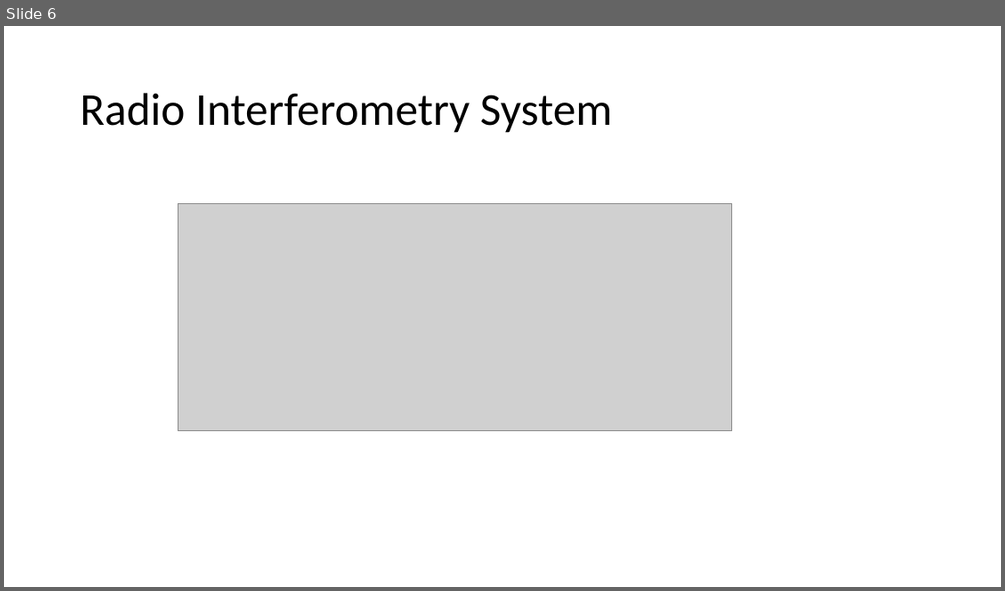
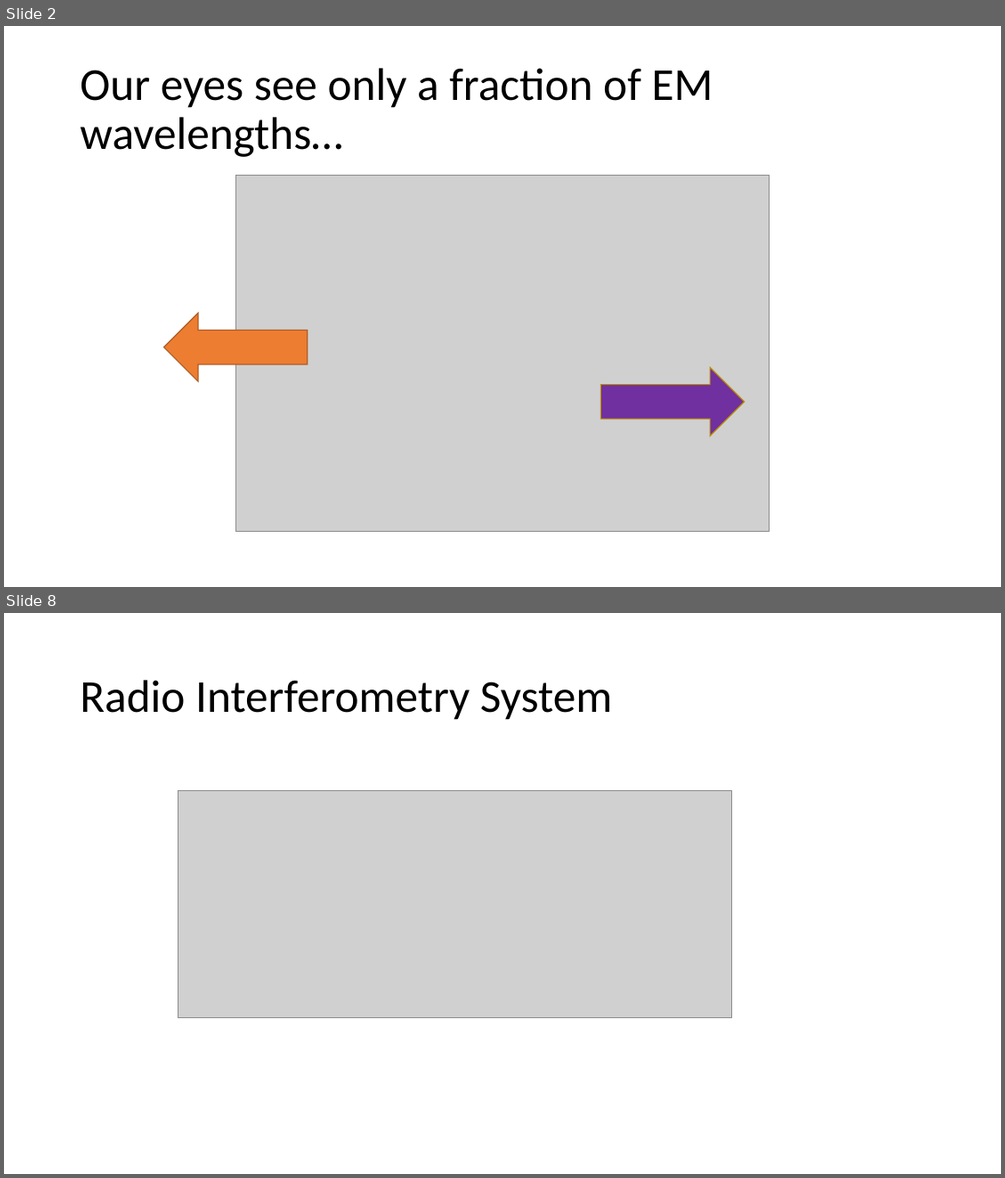
Before and after one commit to lord-blueberry/p9-doc, a slide deck: SKA-Days/Towards Distributed Image Reconstruction.pptx. Shown one above the other, each under a label of ours: slide 6 before the commit, slides 2 and 8 after it; the slides between them are not shown. The pictures are 1005x591 and 1005x1178 pixels, drawn with LibreOffice and Linux fonts; fonts in the diff are those of the drawing; grey boxes stand for pictures. Boxes give left, top, right and bottom in pixels: in the first picture for what was removed or moved away, otherwise in the second. Text is boxed around its words. In the diff, an @@ line names an element or a change of style, - is before the commit and + after.

```diff
--- a/SKA-Days/Towards Distributed Image Reconstruction.pptx
+++ b/SKA-Days/Towards Distributed Image Reconstruction.pptx
@@ slide 2 added at (4, 26, 1001, 587), background #FFFFFF @@
@@ title added at (80, 68, 713, 157), 44 pt, text #000000 @@
+Our eyes see only a fraction of EM wavelengths…
@@ picture added at (235, 176, 769, 532) @@
@@ right arrow added at (164, 313, 307, 382), fill #ED7D31, outline #AF5C24 1 pt @@
@@ right arrow added at (600, 368, 744, 436), fill #7030A0, outline #BD8E00 1 pt @@
@@ what was slide 6 is now slide 8 @@
```
Also in this commit, not shown: 4 slides changed, 4 other slides added, 5 slides removed, 1 other file.
